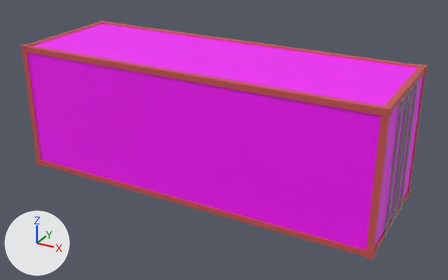
An edit to the FBX model JamUnityProject/Assets/Models/CargoContainer.fbx, drawn before and after from the same camera.
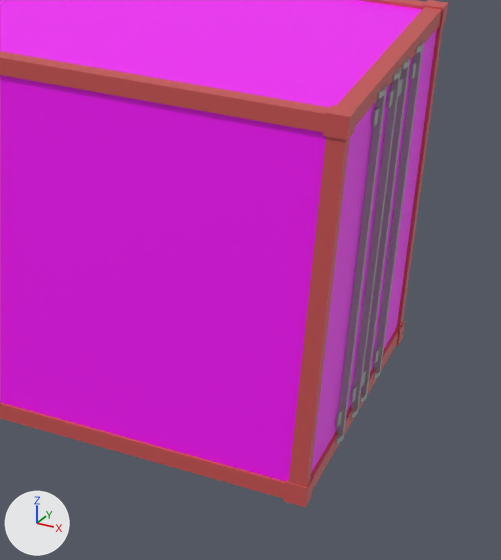
Each version is shown whole from a camera (50 mm lens) standing at (9.59, -16.73, 7.7) and looking at (0.43, -0.08, -0.63), then close up on the part from 57% to 100% of the width and 23% to 100% of the height. The axes (+X, +Y, +Z) are drawn at lower left. The lights are the same throughout. Where no turn or scale is listed for an object, it has been applied to the vertices.
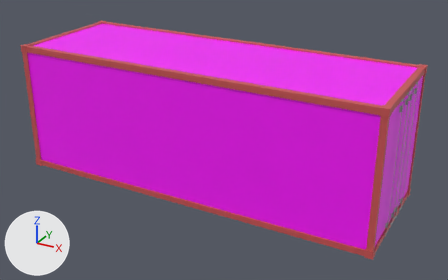
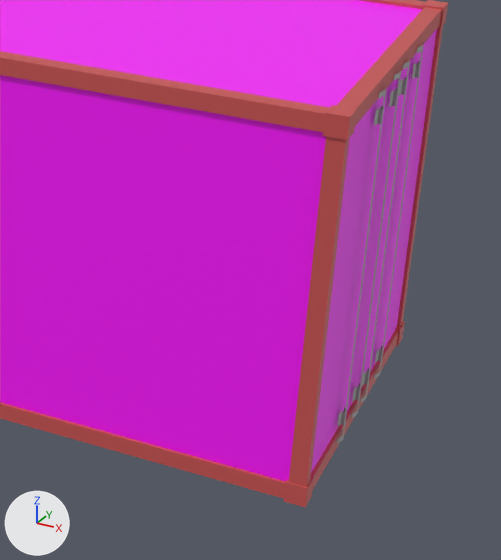
Where the newer file only moved an object's origin or applied its transform, the numbers keep the older frame.

Location of each change, [x1, y1, x2, y2] in pixels of the close-ups (501 x 560 px):
'Cube_1', reshaped: before [335, 41, 424, 444]; after [337, 42, 424, 444]
part 1 of me_mesh, deleted (purple): before [335, 41, 424, 444]

The change in detail:
me_mesh is used by ob_cube_1; location (3.12, -0.25, 0.0).
me_mesh had 832 vertices, 800 faces and spanned x -9.39..3.15, y -0.71..1.21, z -2.09..2.09.
me_mesh now has 336 vertices, 160 faces and spans x -9.39..3.15, y -0.71..1.21, z -2.09..2.09.
me_mesh part 1: 248 vertices removed from x 3.07..3.15, y -0.71..1.21, z -2.09..2.09.
